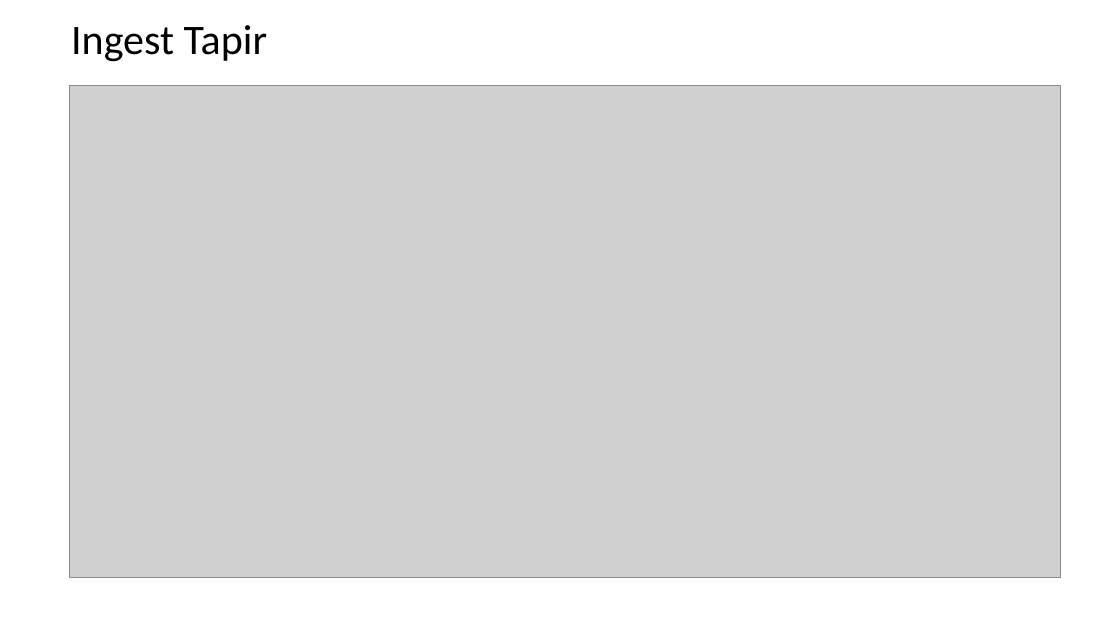
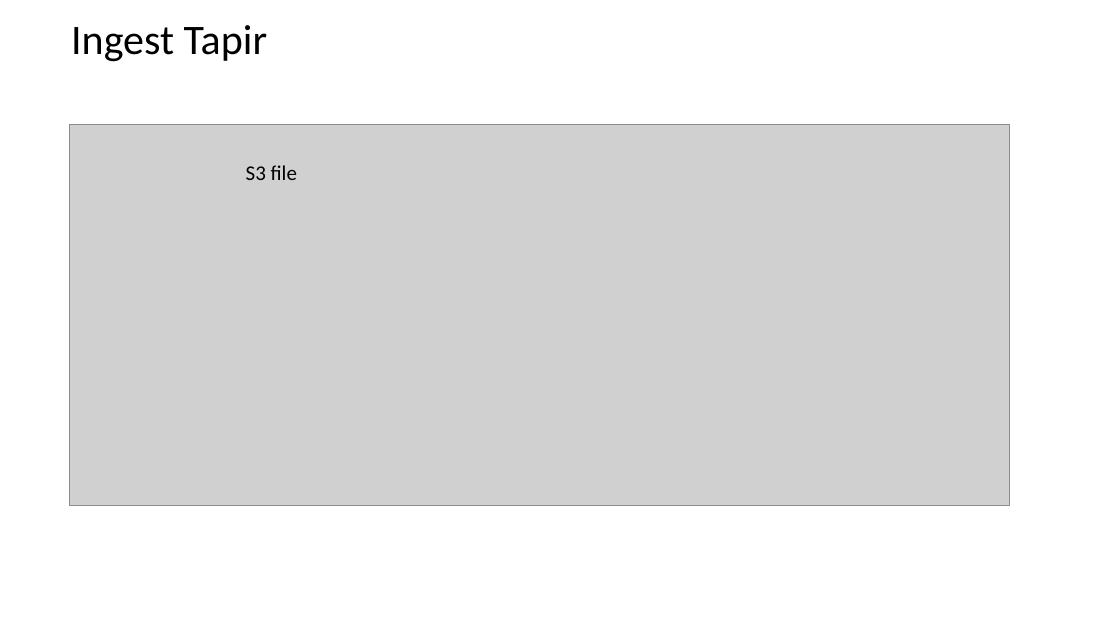
Before and after one commit to jeffwmonroe/low--code, a slide deck: slide 4 of low code workflow.pptx. Drawn at 1120x630 pixels with LibreOffice and Linux fonts; fonts in the diff are those of the drawing; grey boxes stand for pictures. Boxes give left, top, right and bottom in pixels: in the first picture for what was removed or moved away, otherwise in the second. Text is boxed around its words. In the diff, an @@ line names an element or a change of style, - is before the commit and + after.

```diff
--- a/low code workflow.pptx
+++ b/low code workflow.pptx
@@ picture: place and size @@
-picture at (70,86,1061,577)
+picture at (70,124,1010,505)
@@ text added at (246,165,297,180), 18 pt, text #000000 @@
+S3 file
```
Also in this commit, not shown: 2 slides added, 2 slides removed, 3 other files.
